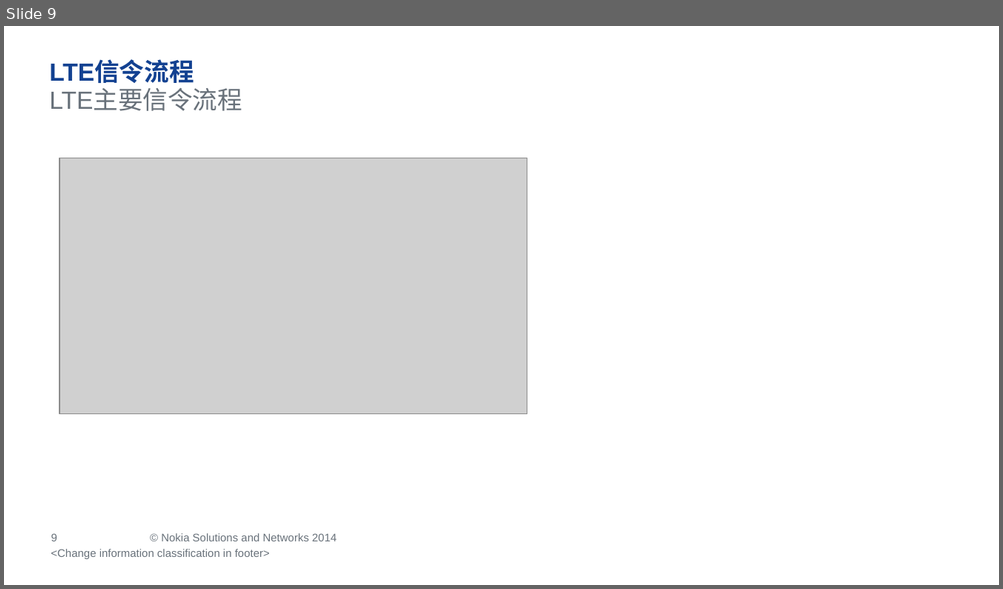
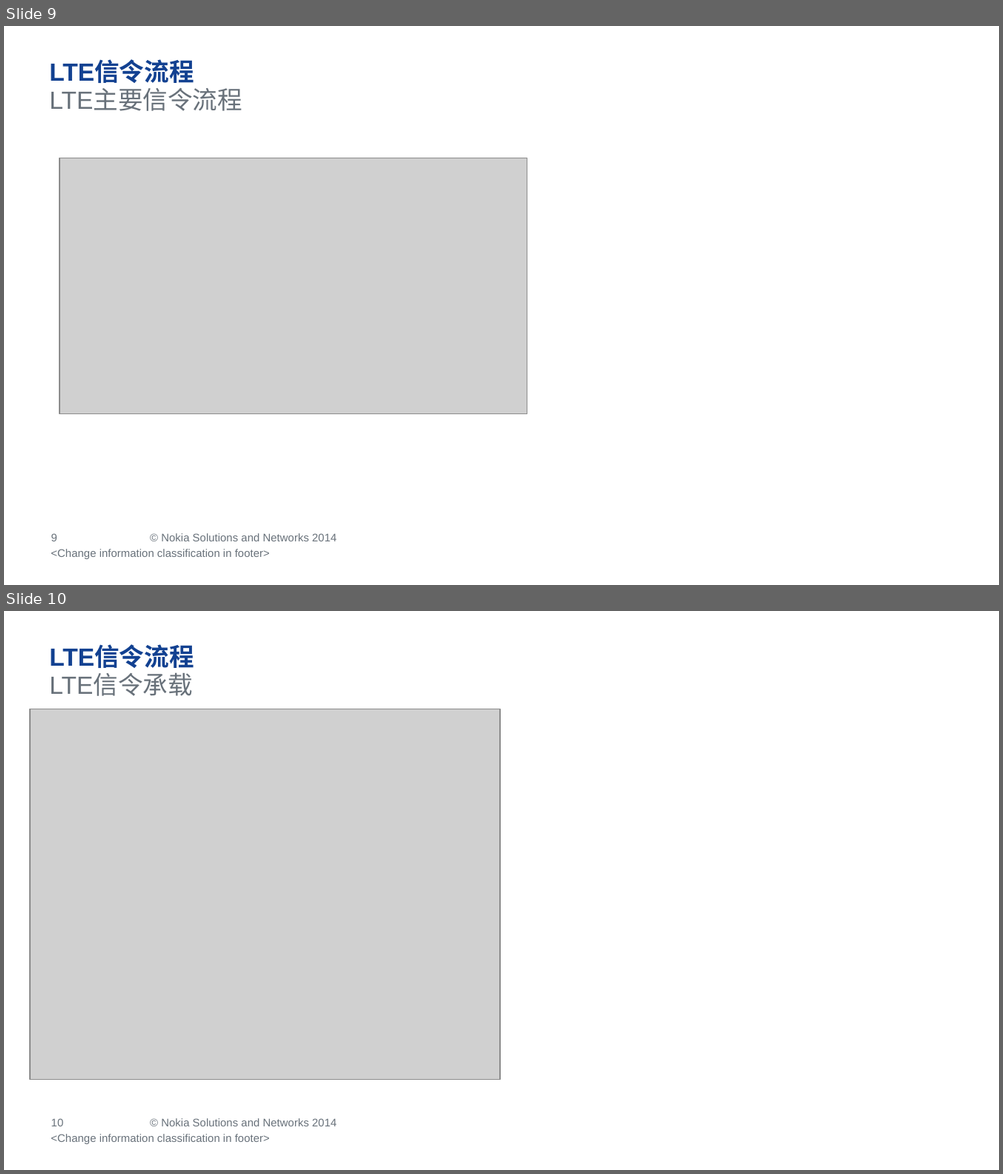
Before and after one commit to ZhouRock/LTE-study, a slide deck: LTE_introduction_PartII_by_zhoulei.pptx. Shown one above the other, each under a label of ours: slide 9 before the commit, slides 9 and 10 after it. The pictures are 1003x589 and 1003x1174 pixels, drawn with LibreOffice and Linux fonts; fonts in the diff are those of the drawing; grey boxes stand for pictures; background and template pictures are left out. Boxes give left, top, right and bottom in pixels: in the first picture for what was removed or moved away, otherwise in the second. Text is boxed around its words. In the diff, an @@ line names an element or a change of style, - is before the commit and + after.

```diff
--- a/LTE_introduction_PartII_by_zhoulei.pptx
+++ b/LTE_introduction_PartII_by_zhoulei.pptx
@@ slide 10 added at (x1=4, y1=611, x2=999, y2=1170), background #FFFFFF; not listed: 11 template elements that a slide beside it also shows @@
@@ title added at (x1=49, y1=646, x2=193, y2=668), 18 pt, text #124191, bold @@
+LTE信令流程
@@ text added at (x1=49, y1=674, x2=193, y2=696), 18 pt, text #68717A @@
+LTE信令承载
@@ picture added at (x1=30, y1=709, x2=501, y2=1080) @@
@@ text added at (x1=51, y1=1134, x2=270, y2=1145), 8 pt, text #68717A @@
+<Change information classification in footer>
```
Also in this commit, not shown: 2 other files.
